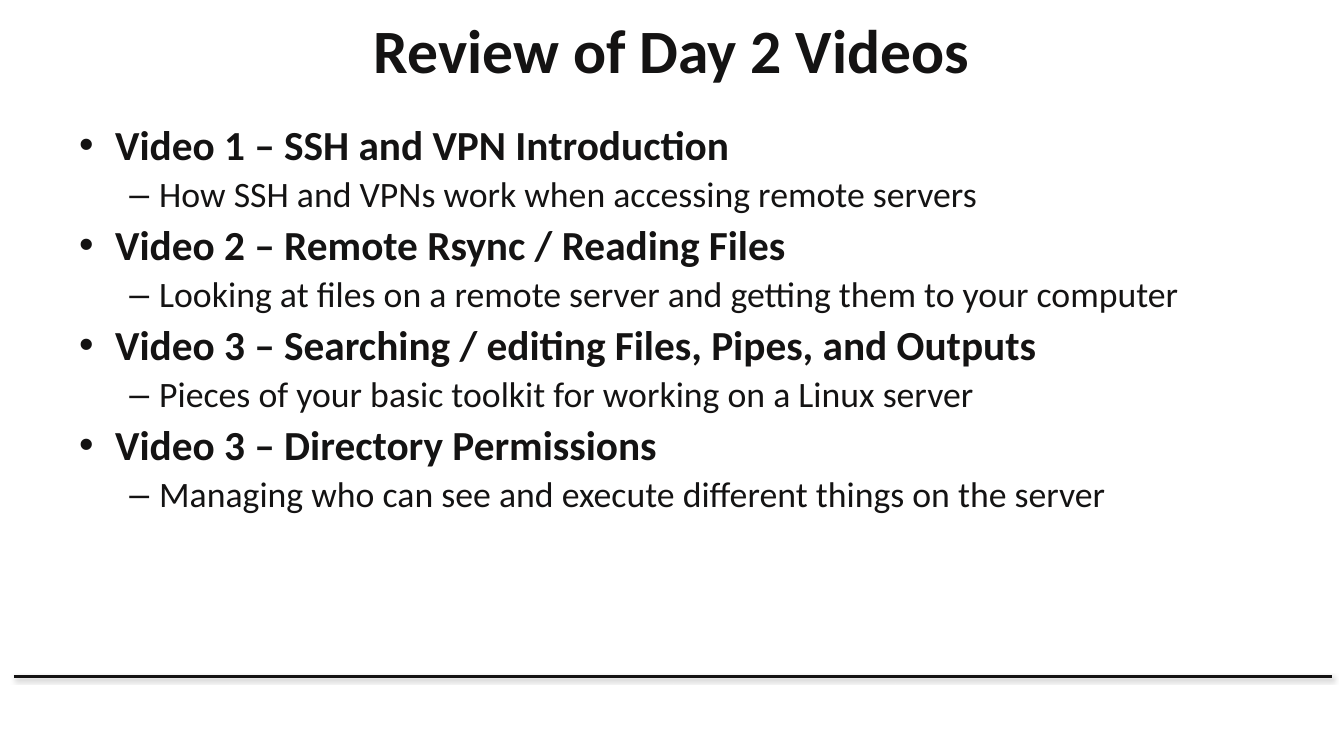
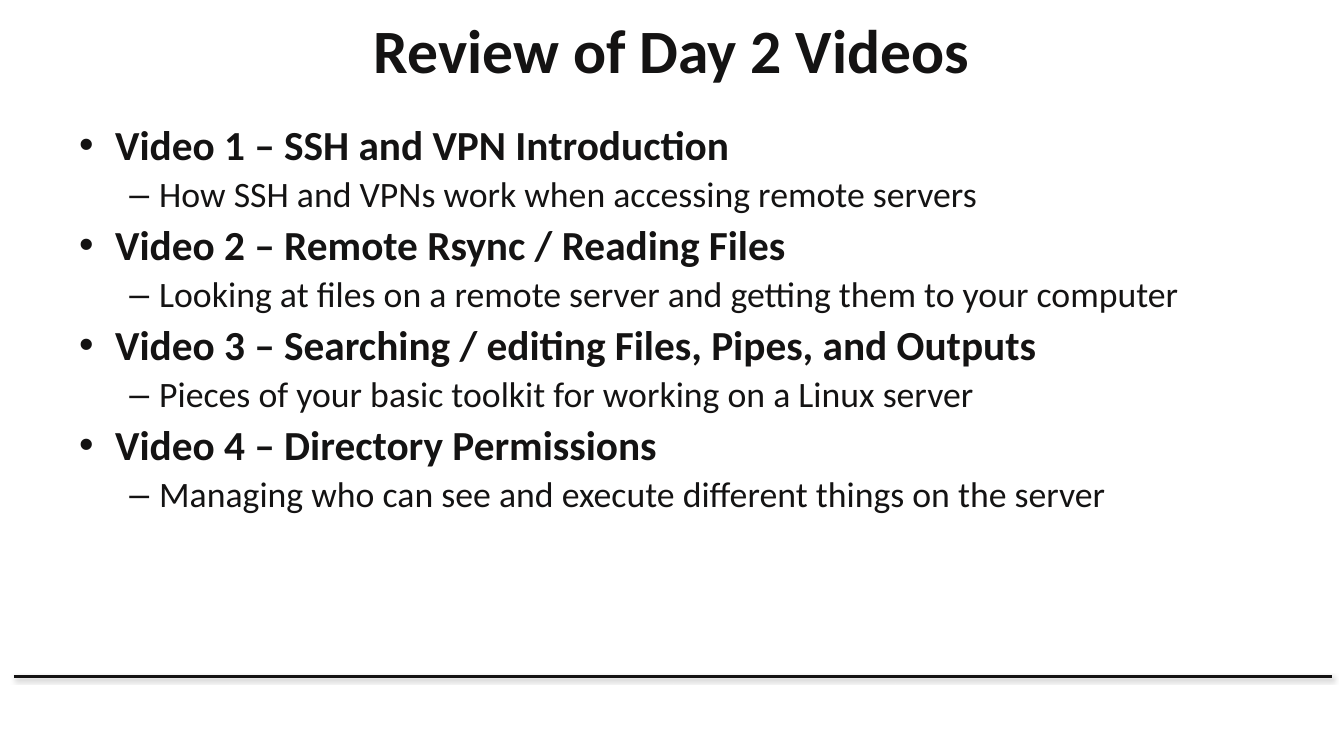
Before and after one commit to Dowell-Lab/srworkshop, a slide deck: slide 2 of day02/slides/Day2_Slides_2023.pptx. Drawn at 1344x756 pixels with LibreOffice and Linux fonts; fonts in the diff are those of the drawing; background and template pictures are left out. Boxes give left, top, right and bottom in pixels: in the first picture for what was removed or moved away, otherwise in the second. Text is boxed around its words. In the diff, an @@ line names an element or a change of style, - is before the commit and + after.

```diff
--- a/day02/slides/Day2_Slides_2023.pptx
+++ b/day02/slides/Day2_Slides_2023.pptx
@@ text at [115,431,656,467]: text changed @@
-• Video 3 – Directory Permissions
+• Video 4 – Directory Permissions
```
Also in this commit, not shown: 2 slides added.
